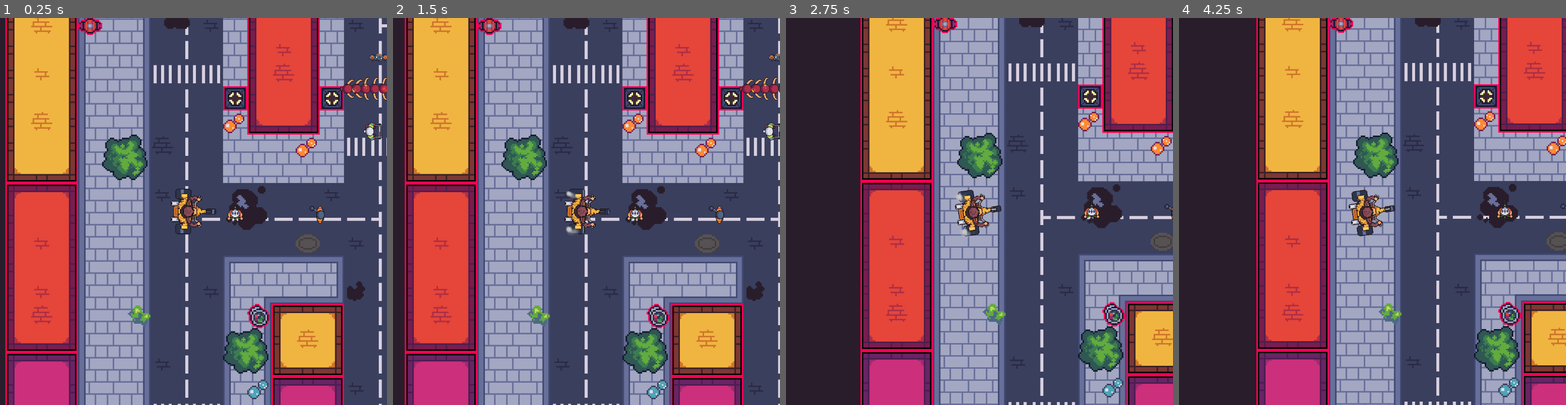
Above: before the commit, frames 1-4 (left to right).
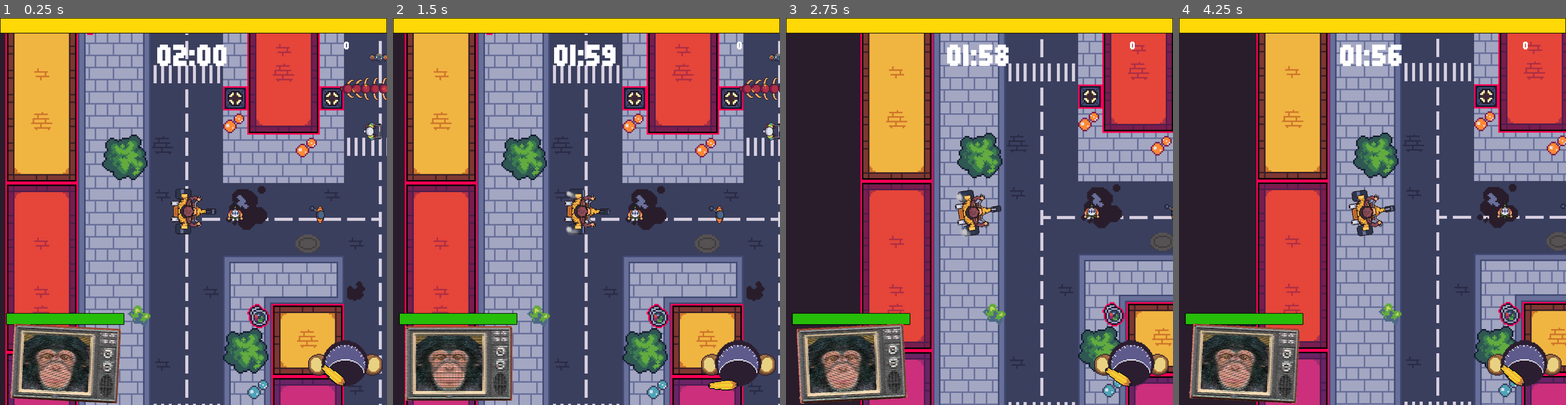
Above: after the commit, the same moments.

Repository: freesstylers/GoofyAhhCar
Game: Godot game, scene res://Assets/Scenes/Maps/Prueba Tileset 1.tscn
Same seed, same stepped clock (60 frames per second), same inputs: the game is played once before the commit and once after it. This scene is started directly instead of the project's main scene.
Inputs:
- Up to frame 1 (0.25 s): no input
- Up to frame 2 (1.5 s): hold Right (right) 0.53-1.28 s; tap E (horny) at 0.6, 1.35 s; hold Down (back) from 1.28 s (still down)
- Up to frame 3 (2.75 s): release Down (back) at 2.03 s; hold Right (right) from 2.03 s (still down); tap E (horny) at 2.1 s
- Up to frame 4 (4.25 s): release Right (right) at 2.78 s; hold Space (Accelerate) 2.78-3.53 s; tap E (horny) at 2.85, 3.6 s; hold Left (left) from 3.53 s (still down)

The runs differ from the first frame. In frame 1, 12% of the frame differs, in the area x 0-100%, y 0-100%; in frame 2, 12%, in the area x 0-100%, y 0-99%; in frame 3, 12%; in frame 4, 12%.

Commit message:
YOU LOSE SIR

Diff:
--- a/clusy-cart/Assets/Scenes/Player.tscn
+++ b/clusy-cart/Assets/Scenes/Player.tscn
@@ -16,6 +16,8 @@
 [ext_resource type="AudioStream" uid="uid://44hum133cn7k" path="res://Assets/Sound/SFX/Misc/initdrift.mp3" id="14_0qhaw"]
 [ext_resource type="AudioStream" uid="uid://cg44o6lqquwor" path="res://Assets/Sound/SFX/Misc/drift.mp3" id="14_q7f2t"]
 [ext_resource type="AudioStream" uid="uid://bq1w6y4fmsjn4" path="res://Assets/Sound/SFX/Misc/horn.wav" id="16_fdmgb"]
+[ext_resource type="PackedScene" uid="uid://dwb23gaj5yft2" path="res://Assets/Prefabs/game_ui.tscn" id="17_growk"]
+[ext_resource type="PackedScene" uid="uid://df5a7fpwactp3" path="res://Assets/Prefabs/game_manager.tscn" id="18_m28c8"]
 
 [sub_resource type="Curve" id="Curve_m3yul"]
 _data = [Vector2(0, 1), 0.0, 0.0, 0, 0, Vector2(1, 0), -4.52685, 0.0, 0, 0]
@@ -112,4 +114,10 @@
 [node name="HornSoundPlayer" type="AudioStreamPlayer" parent="."]
 stream = ExtResource("16_fdmgb")
 
+[node name="CanvasLayer" type="CanvasLayer" parent="."]
+
+[node name="Game UI" parent="CanvasLayer" instance=ExtResource("17_growk")]
+
+[node name="GameManager" parent="." instance=ExtResource("18_m28c8")]
+
 [connection signal="timeout" from="SpeedTimer" to="." method="on_speed_timer_ended"]
Not shown: 1 places in clusy-cart/Assets/Prefabs/game_ui.tscn that only renumber resources
Not shown: 1 places in clusy-cart/Assets/Scenes/Player.tscn that only renumber resources
Not shown, added: clusy-cart/Assets/Sprites/LogoDGT.png.import
